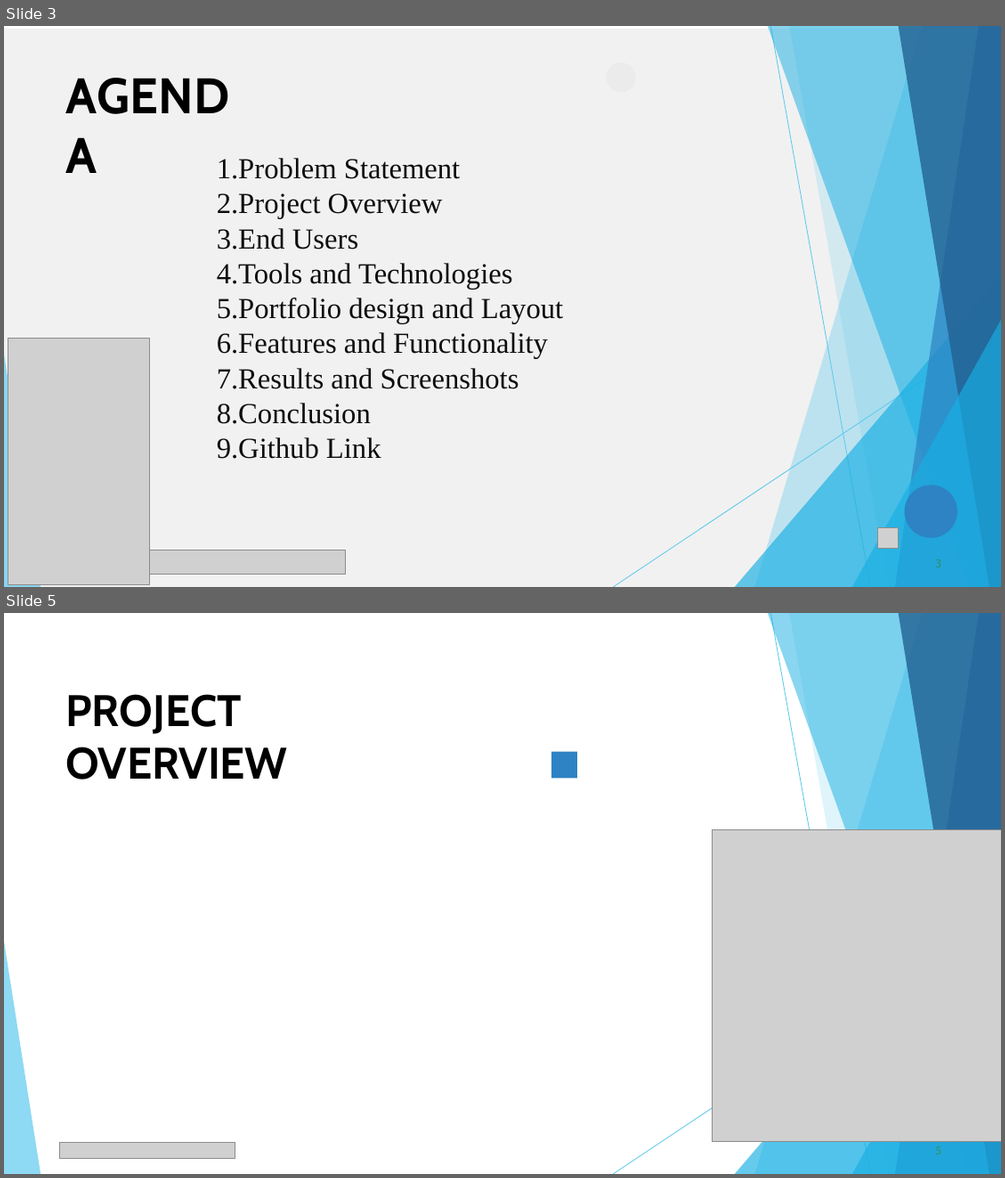
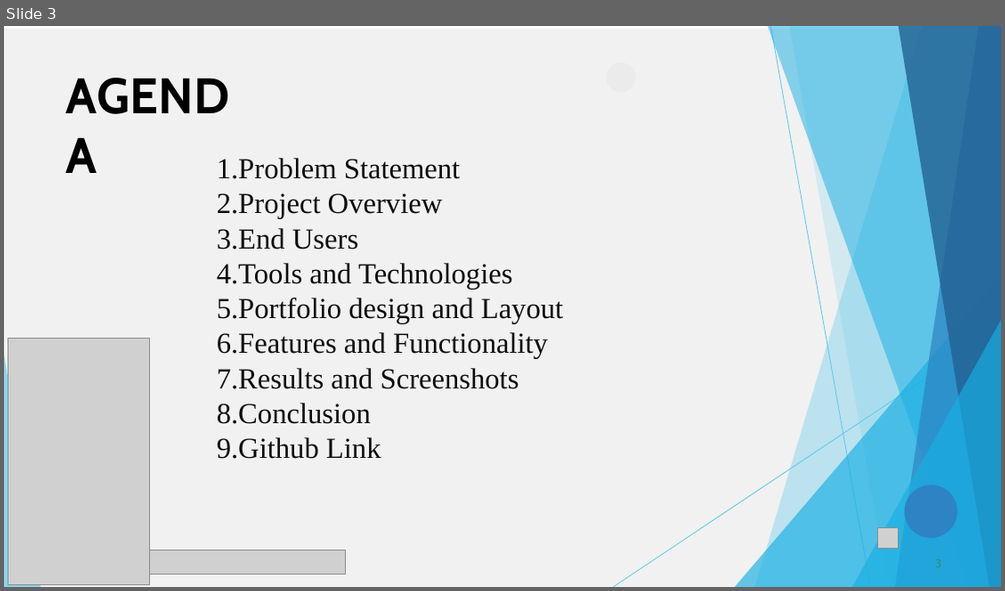
Before and after one commit to karthikagopalsamy28-maker/Karthika, a slide deck: PPT FWD TNSDC 2025 (1).pptx. Shown one above the other, each under a label of ours: slides 3 and 5 before the commit, slide 3 after it; the slides between them are not shown. The pictures are 1005x1178 and 1005x591 pixels, drawn with LibreOffice and Linux fonts; fonts in the diff are those of the drawing; grey boxes stand for pictures. Boxes give left, top, right and bottom in pixels: in the first picture for what was removed or moved away, otherwise in the second. Text is boxed around its words. In the diff, an @@ line names an element or a change of style, - is before the commit and + after.

```diff
--- a/PPT FWD TNSDC 2025 (1).pptx
+++ b/PPT FWD TNSDC 2025 (1).pptx
@@ slide 5 removed at (x1=4, y1=613, x2=1001, y2=1174), background #FFFFFF @@
@@ freeform shape removed at (x1=755, y1=613, x2=1001, y2=1174) @@
@@ freeform shape removed at (x1=768, y1=613, x2=1001, y2=1174) @@
@@ freeform shape removed at (x1=771, y1=614, x2=871, y2=1174) @@
@@ freeform shape removed at (x1=789, y1=613, x2=1001, y2=1174) @@
@@ freeform shape removed at (x1=896, y1=613, x2=1001, y2=1174) @@
@@ freeform shape removed at (x1=898, y1=613, x2=1001, y2=1174) @@
@@ title removed at (x1=65, y1=694, x2=287, y2=779) @@
-PROJECT OVERVIEW
@@ freeform shape removed at (x1=551, y1=751, x2=577, y2=778) @@
@@ picture removed at (x1=712, y1=830, x2=1001, y2=1142) @@
@@ freeform shape removed at (x1=735, y1=862, x2=1001, y2=1174) @@
@@ freeform shape removed at (x1=614, y1=915, x2=1001, y2=1174) @@
@@ freeform shape removed at (x1=852, y1=907, x2=1001, y2=1174) @@
@@ freeform shape removed at (x1=4, y1=941, x2=40, y2=1174) @@
@@ picture removed at (x1=59, y1=1142, x2=235, y2=1159) @@
@@ page number removed at (x1=935, y1=1146, x2=941, y2=1154) @@
-5
```
Also in this commit, not shown: 7 slides changed, 17 slides added, 2 other slides removed.
